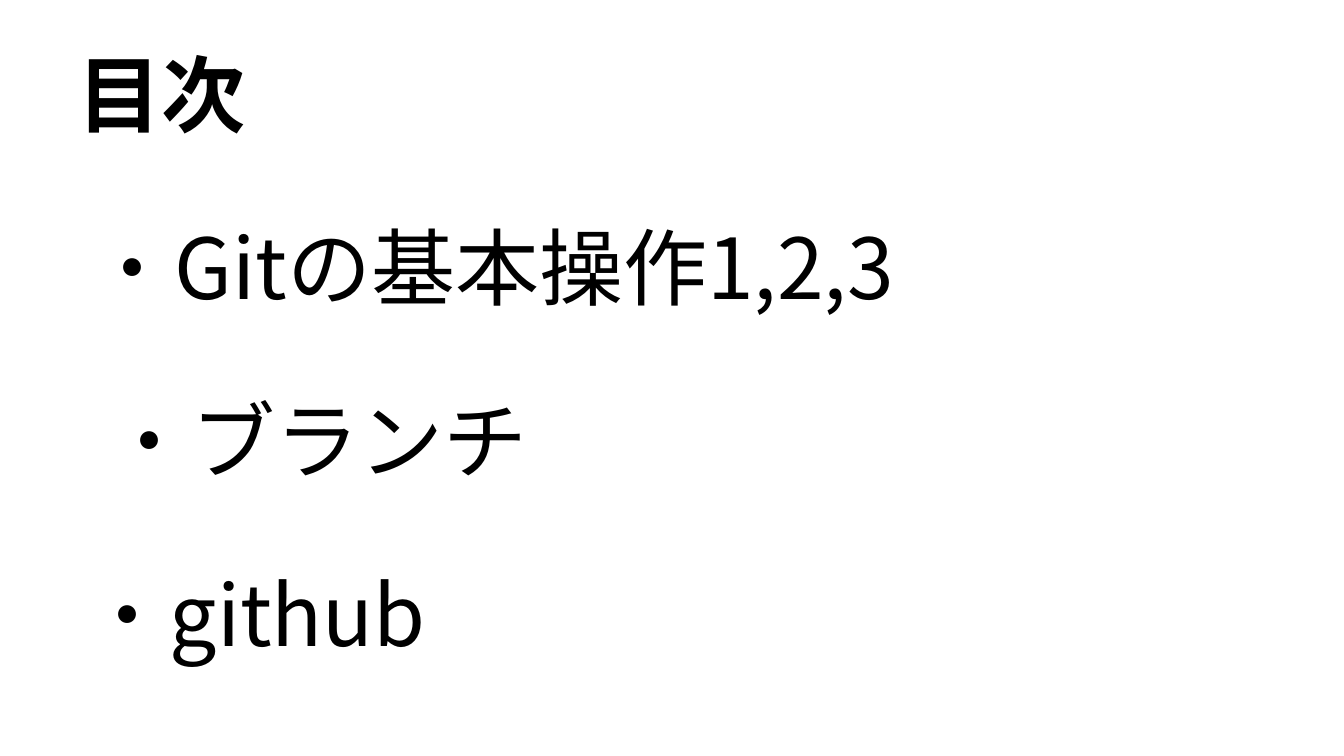
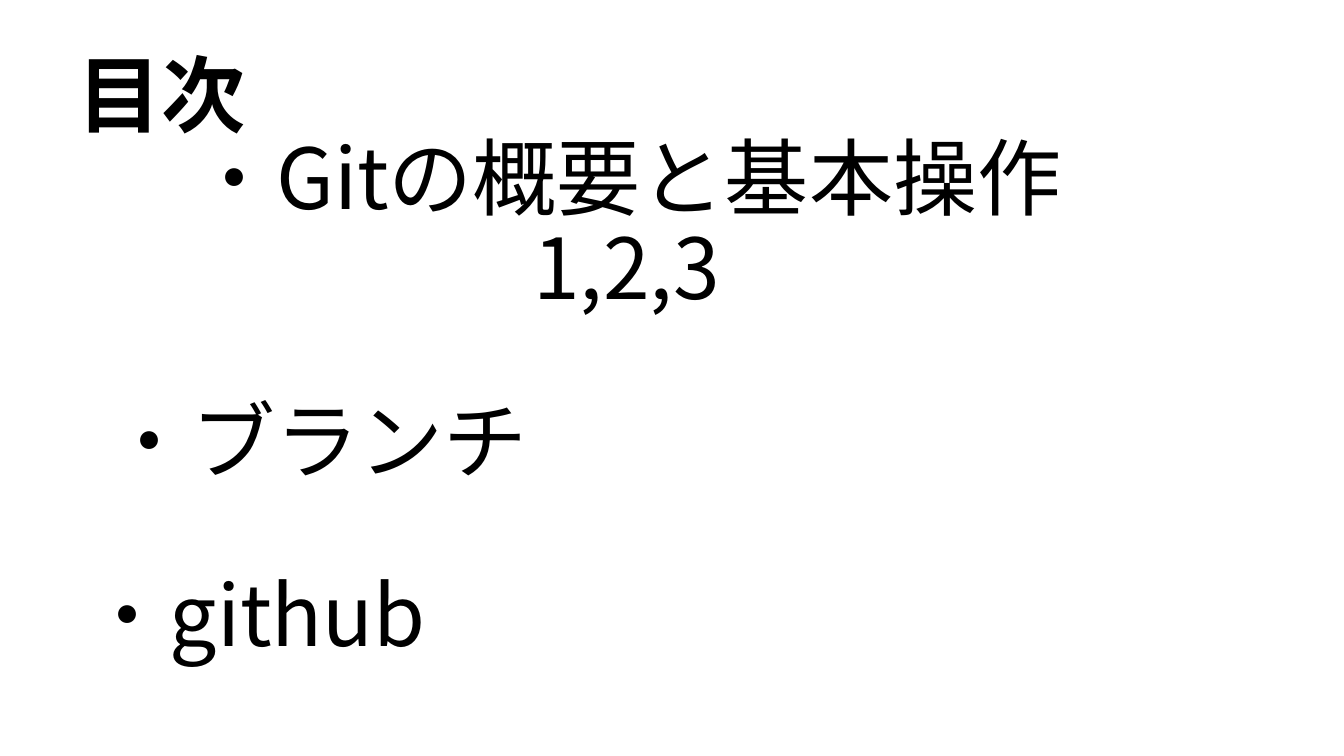
Before and after one commit to syalpon/master, a slide deck: slide 2 of git.pptx. Drawn at 1344x756 pixels with LibreOffice and Linux fonts; fonts in the diff are those of the drawing. Boxes give left, top, right and bottom in pixels: in the first picture for what was removed or moved away, otherwise in the second. Text is boxed around its words. In the diff, an @@ line names an element or a change of style, - is before the commit and + after.

```diff
--- a/git.pptx
+++ b/git.pptx
@@ text at [192, 124, 1061, 315]: text changed @@
-・Gitの基本操作1,2,3
+・Gitの概要と基本操作1,2,3
```
Also in this commit, not shown: 5 other slides changed, 3 slides added, 1 slide removed.
